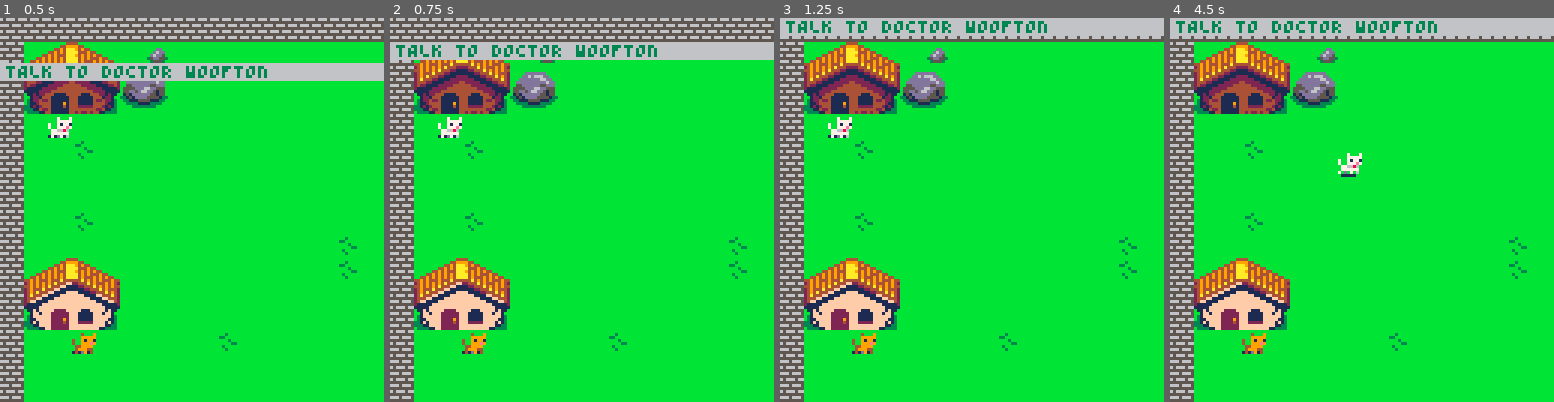
Above: before the commit, frames 1-4 (left to right).
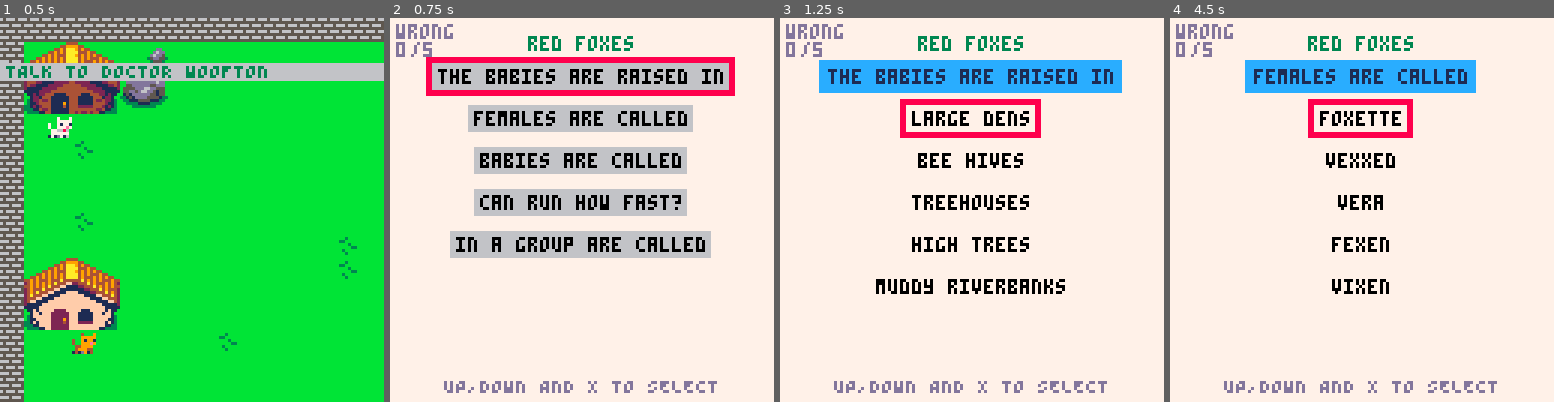
Above: after the commit, the same moments.

Repository: Mackeriah/FurlockBones-game
Game: PICO-8 cartridge furlock bones.p8
Same seed, same stepped clock (60 frames per second), same inputs: the game is played once before the commit and once after it.
Inputs:
- Up to frame 1 (0.5 s): tap X (X key) at 0.33 s
- Up to frame 2 (0.75 s): tap O (Z key) at 0.7 s
- Up to frame 3 (1.25 s): tap X (X key) at 1.07 s
- Up to frame 4 (4.5 s): hold Right 1.6-2.1 s; tap O (Z key) every 0.4 s from 1.7 to 4.1 s; tap X (X key) at 1.85, 2.97, 4.08 s; hold Up 2.15-2.42 s; hold Right 2.47-3.03 s; hold Left 3.08-3.58 s; hold Down 3.63-3.97 s; hold Right from 4.02 s (still down)

Frame 1 is identical in both runs. In frame 2, 100% of the frame differs, in the area x 0-100%, y 0-100%; in frame 3, 100%; in frame 4, 100%.

Commit message:
tweaks and readme.md

Diff:
--- a/furlock bones.p8
+++ b/furlock bones.p8
@@ -54,6 +53,10 @@
 	pageCount = 0
 	credits = false
 	gameCompleted = false
+	--owlBookState = "going downstairs"
+	--objectiveCurrent = "TAKE THE PAGES TO WOOFTON"
+	wordgamePagesCollected = true
+
 end
 
 function displayDevName()
@@ -114,12 +117,15 @@
 	if displayDev == false then
 		draw_game()
 	end
-	-- player.x-20,player.y-20,8
+	--player.x-20,player.y-20,8
 	--print("1: "..stepTimeStart,player.x-20,player.y-20,8)
 	--print("2: "..stepTimeStart2)
 	--print("time: "..time())
 	--print(conversation_state)
 	--print(conversationCharacter)
+	-- if (btnp(🅾️)) then
+	-- 	print(tmp,player.x-20,player.y-20,8)
+	-- end
 end
 
 function draw_game()
@@ -305,17 +311,16 @@
 
 				elseif conversation_state == "pages4" then
 					new_conversation({"anyway, this is perfect.","thank you so much furlock!"})
-					if (btnp(❎)) then
-						conversation_state = "pages5"
-						animal.active += 1
-						wordgamePagesCollected = false
-						wordgameCompleted = false
-					end
+					if (btnp(❎)) then conversation_state = "pages5" end
+
 				elseif conversation_state == "pages5" then
 					new_conversation({"oh and by the way", "i have another favour to ask","when you have time."})
 					if (btnp(❎)) then
 					conversation_state = "none"
 					objectiveCurrent = "TALK TO WOOFTON AGAIN"
+					animal.active += 1
+					wordgamePagesCollected = false
+					wordgameCompleted = false
 					end
 				end
 
@@ -325,29 +330,29 @@
 					new_conversation({"rrruff! furlock,","good to see you!"})
 					if (btnp(❎)) then conversation_state = "pages2" end
 
-				elseif conversation_state == "pages2" then
+				elseif conversation_state == "pandaPages2" then
 					new_conversation({"ooh are these the","red panda pages?","amazing!"})
-					if (btnp(❎)) then conversation_state = "pages3" end
-
-				elseif conversation_state == "pages3" then
+					if (btnp(❎)) then conversation_state = "pandaPages3" end
+
+				elseif conversation_state == "pandaPages3" then
 					new_conversation({"goodness, they're pretty","torn up like before."})
-					if (btnp(❎)) then conversation_state = "pages4" end
-
-				elseif conversation_state == "pages4" then
+					if (btnp(❎)) then conversation_state = "pandaPages4" end
+
+				elseif conversation_state == "pandaPages4" then
 					new_conversation({"maybe owl buys his","books from crocodiles?"})
-					if (btnp(❎)) then conversation_state = "pages5" end
-
-				elseif conversation_state == "pages5" then
+					if (btnp(❎)) then conversation_state = "pandaPages5" end
+
+				elseif conversation_state == "pandaPages5" then
 					new_conversation({"anyway, this is just","what i needed.","thank you so much again!"})
 					if (btnp(❎)) then
-						conversation_state = "pages6"
+						conversation_state = "pandaPages6"
 					end
 
-				elseif conversation_state == "pages6" then
+				elseif conversation_state == "pandaPages6" then
 					new_conversation({"i can carry on with my","book now but"})
-					if (btnp(❎)) then conversation_state = "pages7" end
-
-				elseif conversation_state == "pages7" then
+					if (btnp(❎)) then conversation_state = "pandaPages7" end
+
+				elseif conversation_state == "pandaPages7" then
 					new_conversation({"when i need more help","i'll let you know..."})
 					if (btnp(❎)) then
 						animal.active += 1
@@ -1745,8 +1750,8 @@
 end
 
 function leaf_physics(leaf)
-    -- delete leaf if drops off screen
-    if leaf.y > 52 then
+	tmp = leaf.y
+    if leaf.y > 156 then
         leaf.accely = 0
 		--del(leaves,leaf)
     else
@@ -1755,7 +1760,7 @@
 	end
 
     -- gravity
-	if leaf.y <= 50 then
+	if leaf.y <= 155 then
     	leaf.accely += (rnd(.005))
 	end
 
@@ -1784,7 +1789,7 @@
 
 function page_physics(page)
     -- stop page at ground level
-    if page.y > 52 then
+    if page.y > 156 then
         page.accely = 0
 		--del(leaves,leaf)
     else
@@ -1793,7 +1798,7 @@
 	end
 
     -- gravity
-	if page.y <= 40 then
+	if page.y <= 155 then
     	page.accely += (rnd(.01))
 	else
 		objectiveCurrent = "PICK UP THE TORN PAGES"
Not shown, changed: README.md
